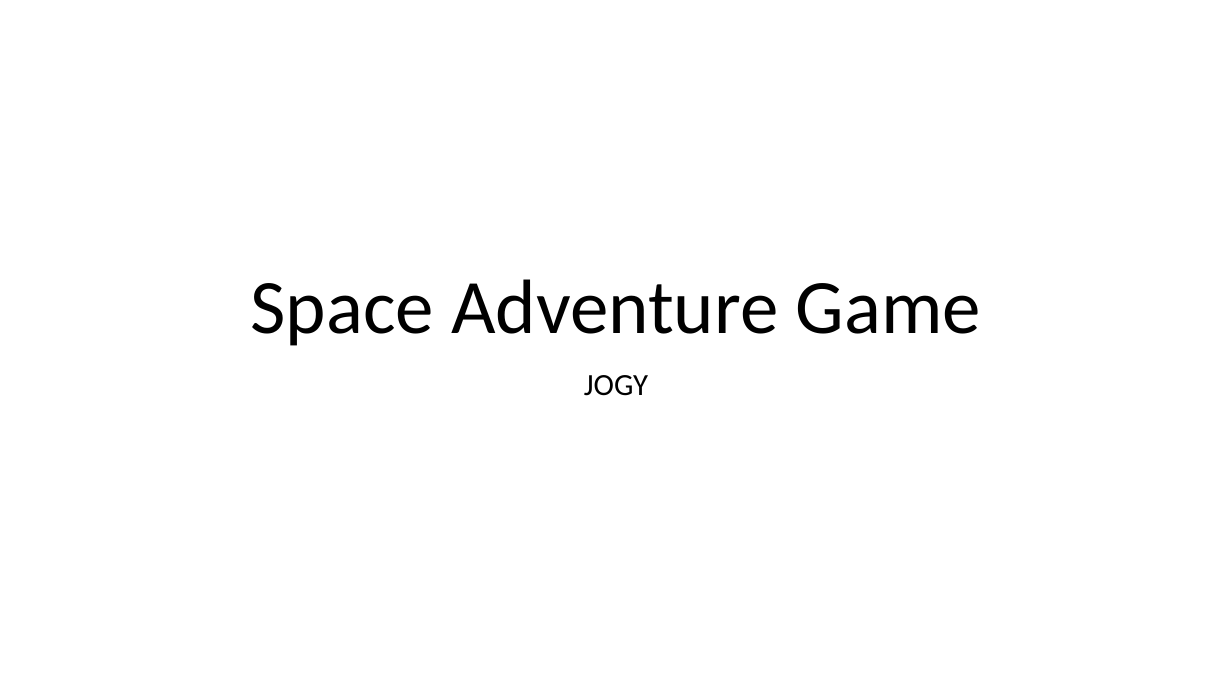
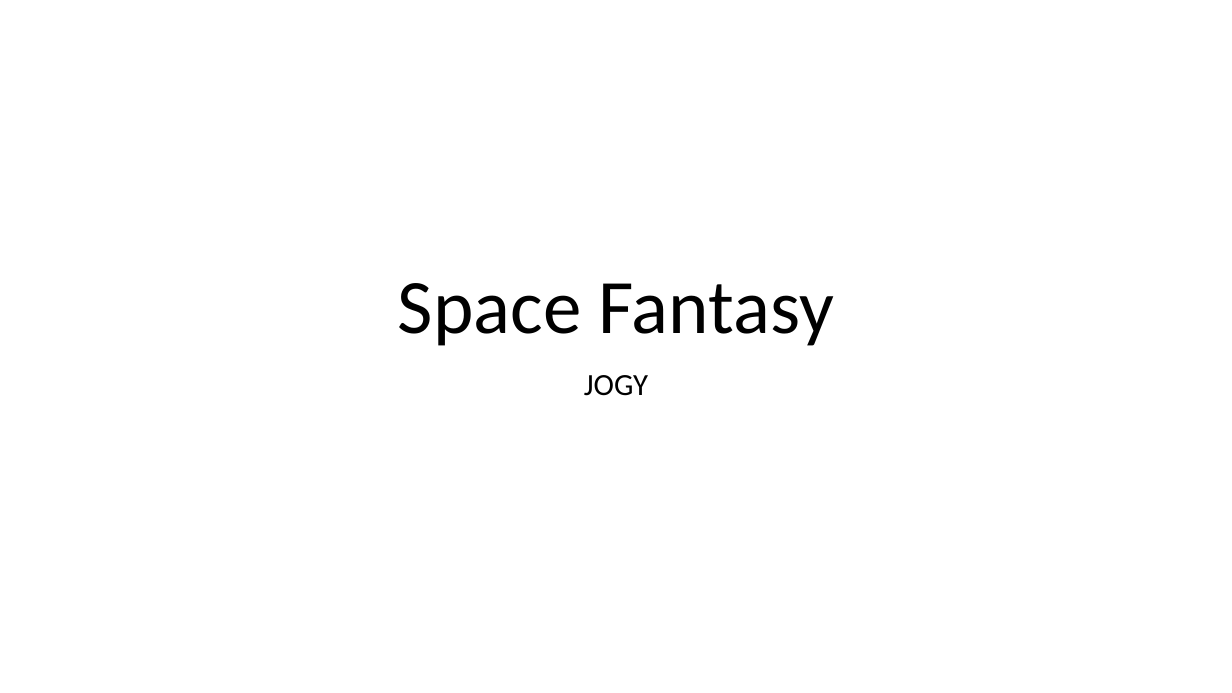
Before and after one commit to GroupProjectSpaceGame/Group-Project, a slide deck: slide 1 of Documentation/Space Adventure Game.pptx. Drawn at 1232x693 pixels with LibreOffice and Linux fonts; fonts in the diff are those of the drawing; background and template pictures are left out. Boxes give left, top, right and bottom in pixels: in the first picture for what was removed or moved away, otherwise in the second. Text is boxed around its words. In the diff, an @@ line names an element or a change of style, - is before the commit and + after.

```diff
--- a/Documentation/Space Adventure Game.pptx
+++ b/Documentation/Space Adventure Game.pptx
@@ title at bbox=[398, 283, 834, 346]: text changed @@
-Space Adventure Game
+Space Fantasy
```
Also in this commit, not shown: 2 slides added, 1 other file.
